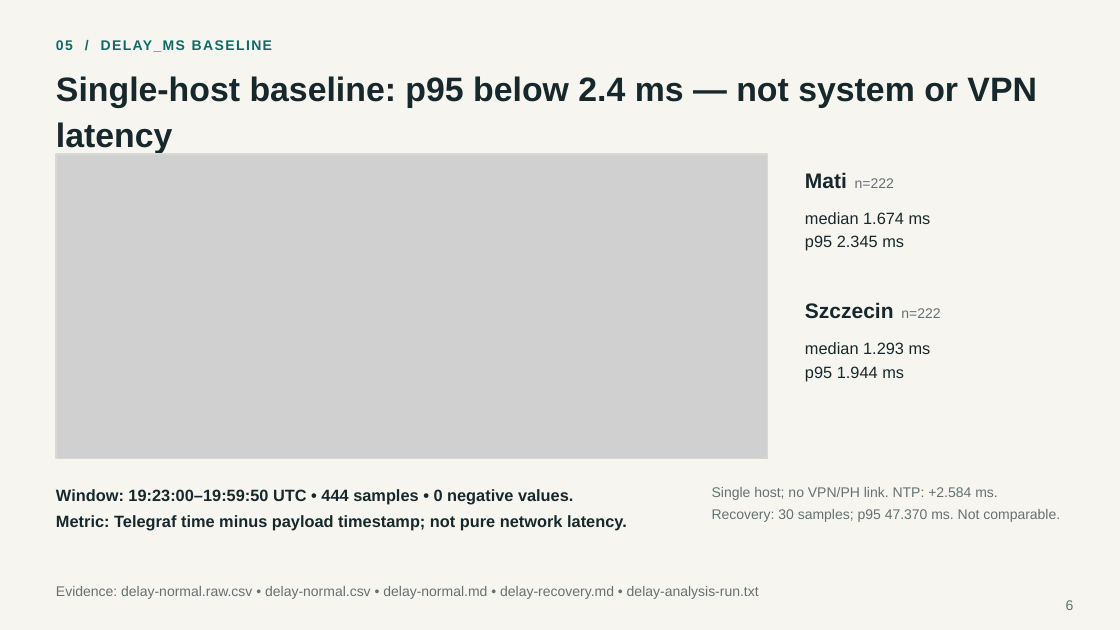
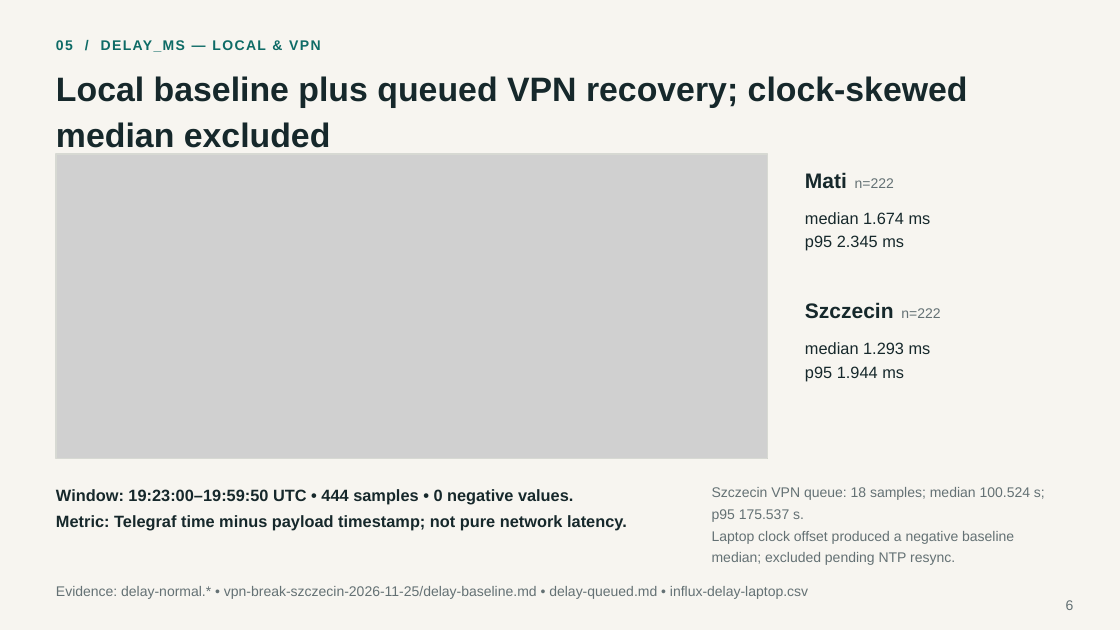
Before and after one commit to dtsulikowski-glitch/coil-projectD, a slide deck: slide 6 of evidence/checkin5/Project-D-standalone-testing-EN.pptx. Drawn at 1120x630 pixels with LibreOffice and Linux fonts; fonts in the diff are those of the drawing; grey boxes stand for pictures. Boxes give left, top, right and bottom in pixels: in the first picture for what was removed or moved away, otherwise in the second. Text is boxed around its words. In the diff, an @@ line names an element or a change of style, - is before the commit and + after.

```diff
--- a/evidence/checkin5/Project-D-standalone-testing-EN.pptx
+++ b/evidence/checkin5/Project-D-standalone-testing-EN.pptx
@@ text at [56, 40, 320, 52]: text changed @@
-05 / DELAY_MS BASELINE
+05 / DELAY_MS — LOCAL & VPN
@@ text at [56, 76, 968, 148]: text changed @@
-Single-host baseline: p95 below 2.4 ms — not system or VPN latency
+Local baseline plus queued VPN recovery; clock-skewed median excluded
@@ text at [712, 487, 1045, 565]: text changed @@
-Single host; no VPN/PH link. NTP: +2.584 ms.
-Recovery: 30 samples; p95 47.370 ms. Not comparable.
+Szczecin VPN queue: 18 samples; median 100.524 s; p95 175.537 s.
+Laptop clock offset produced a negative baseline median; excluded pending NTP resync.
@@ text at [56, 586, 808, 599]: text changed @@
-Evidence: delay-normal.raw.csv • delay-normal.csv • delay-normal.md • delay-recovery.md • delay-analysis-run.txt
+Evidence: delay-normal.* • vpn-break-szczecin-2026-11-25/delay-baseline.md • delay-queued.md • influx-delay-laptop.csv
```
Also in this commit, not shown: 7 other slides changed, 2 other files.
